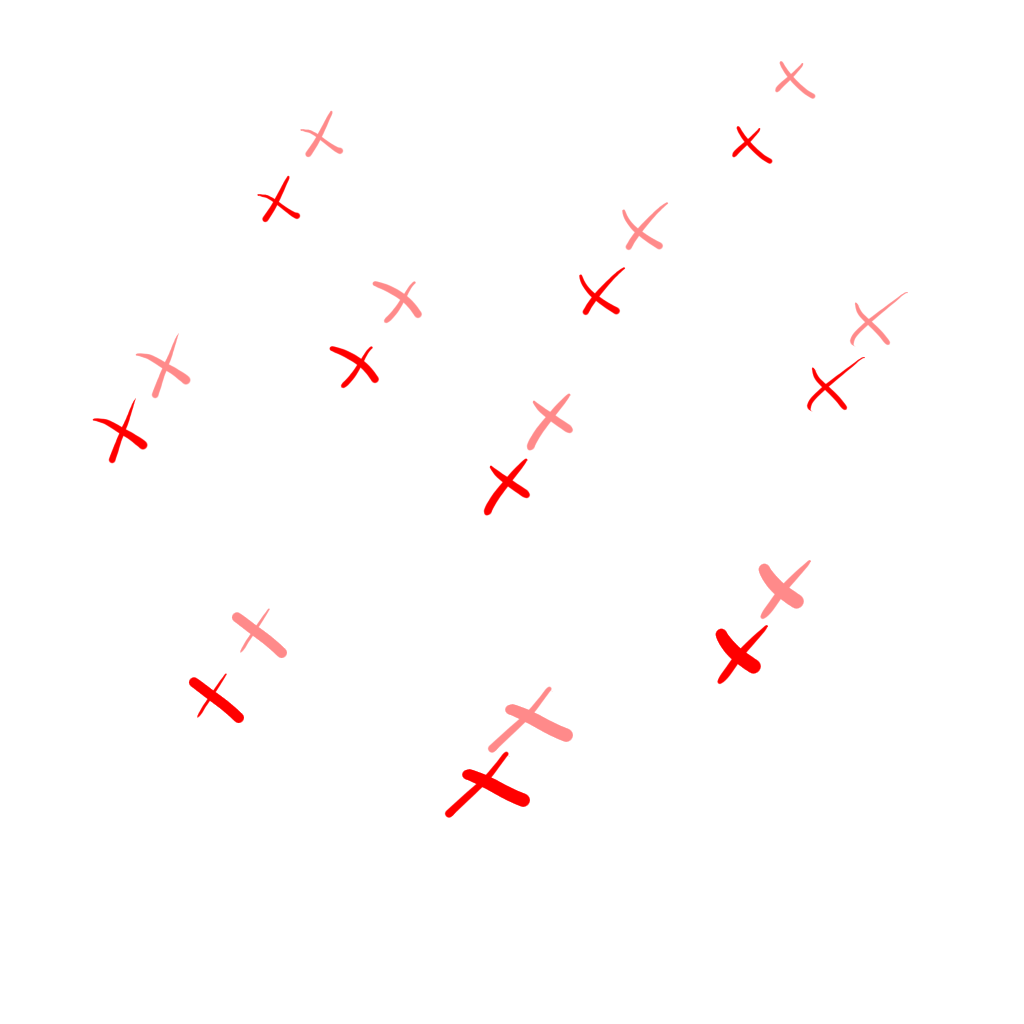
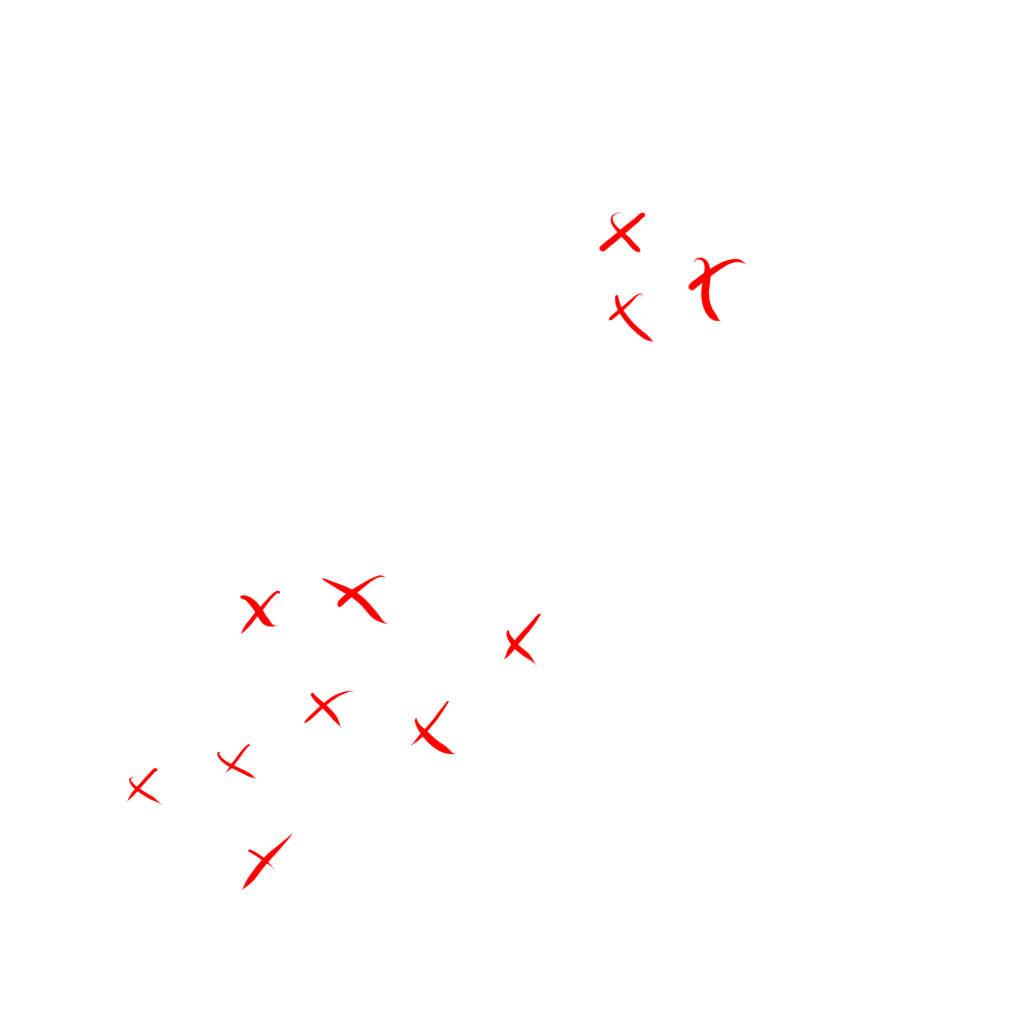
The second (1024, 1024) image is a revision of the first. Changes to its layers:
renamed "Copy of unbalanced" to "undersampled", showed it, painted on it over (92, 192, 768, 901)
hid "data_aug" (2nd of 2), painted on it over (107, 61, 908, 767)
hid "train", painted on it over (92, 64, 896, 818)
